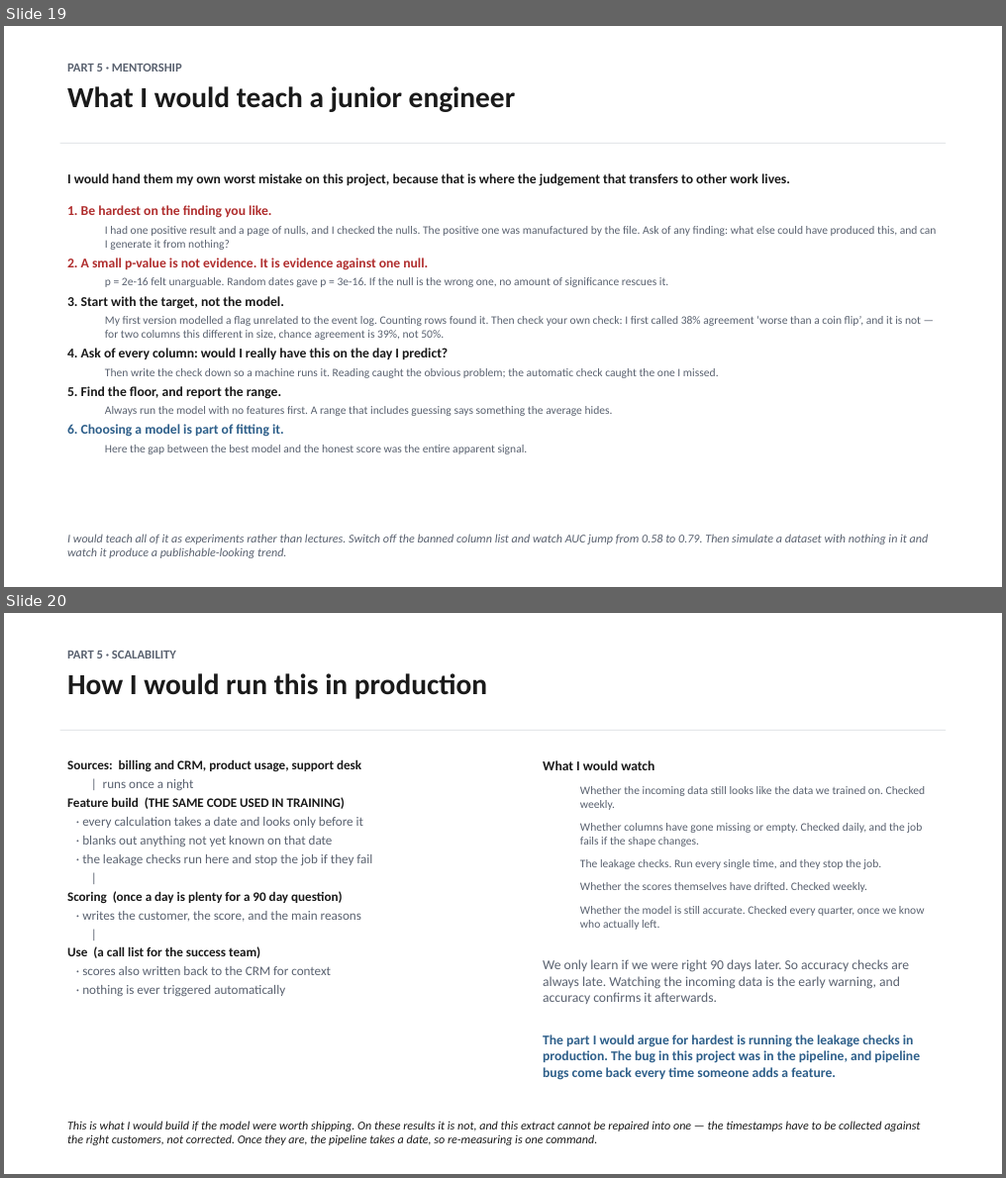
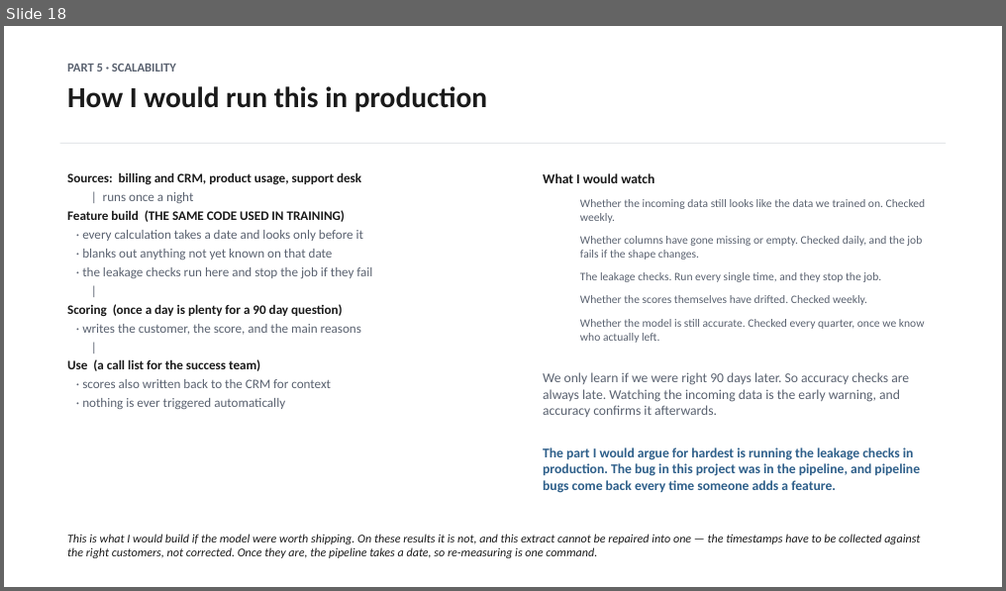
Before and after one commit to dmitriyratu/avepoint-churn-case-study, a slide deck: outputs/decks/AvePoint_Case_Study.pptx. Shown one above the other, each under a label of ours: slides 19 and 20 before the commit, slide 18 after it. The pictures are 1006x1178 and 1006x591 pixels, drawn with LibreOffice and Linux fonts; fonts in the diff are those of the drawing. Boxes give left, top, right and bottom in pixels: in the first picture for what was removed or moved away, otherwise in the second. Text is boxed around its words. In the diff, an @@ line names an element or a change of style, - is before the commit and + after.

Commit message:
Enhance presentation materials with new insights and visual updates
- Updated `build_new_slides.py` to include new recommendations on customer churn analysis, emphasizing the importance of calling at-risk customers and the ineffectiveness of ranking.
- Introduced new figures in `fig_breakeven_html.py`, `fig_tenure_null_html.py`, and `fig_what_to_do_html.py` to visually represent key findings and recommendations.
- Revised HTML outputs to improve clarity and presentation of data, ensuring alignment with the latest insights.
- Updated `AvePoint_Case_Study.pptx` to reflect these changes, enhancing the overall quality and effectiveness of the presentation.

These modifications aim to provide a more comprehensive understanding of customer retention strategies and improve the visual communication of findings.

```diff
--- a/outputs/decks/AvePoint_Case_Study.pptx
+++ b/outputs/decks/AvePoint_Case_Study.pptx
@@ slide 19 removed at <box>4,26,1002,587</box>, background #FFFFFF @@
@@ text removed at <box>67,64,515,112</box> @@
-PART 5 · MENTORSHIP
-What I would teach a junior engineer
@@ rectangle removed at <box>60,143,945,144</box> @@
@@ text removed at <box>67,174,936,455</box> @@
-I would hand them my own worst mistake on this project, because that is where the judgement that transfers to other work lives.
-1. Be hardest on the finding you like.
-  I had one positive result and a page of nulls, and I checked the nulls. The positive one was manufactured by the file. Ask of any finding: what else could have produced this, and can I generate it from nothing?
-2. A small p-value is not evidence. It is evidence against one null.
-  p = 2e-16 felt unarguable. Random dates gave p = 3e-16. If the null is the wrong one, no amount of significance rescues it.
-3. Start with the target, not the model.
-  My first version modelled a flag unrelated to the event log. Counting rows found it. Then check your own check: I first called 38% agreement ‘worse than a coin flip’, and it is not — for two columns this different in size, chance agreement is 39%, not 50%.
-4. Ask of every column: would I really have this on the day I predict?
-  Then write the check down so a machine runs it. Reading caught the obvious problem; the automatic check caught the one I missed.
-5. Find the floor, and report the range.
-  Always run the model with no features first. A range that includes guessing says something the average hides.
-6. Choosing a model is part of fitting it.
-  Here the gap between the best model and the honest score was the entire apparent signal.
@@ text removed at <box>67,534,929,559</box> @@
-I would teach all of it as experiments rather than lectures. Switch off the banned column list and watch AUC jump from 0.58 to 0.79. Then simulate a dataset with nothing in it and watch it produce a publishable-looking trend.
@@ what was slide 20 is now slide 18 @@
```
Also in this commit, not shown: 5 slides changed, 1 other slide removed, 13 other files.
